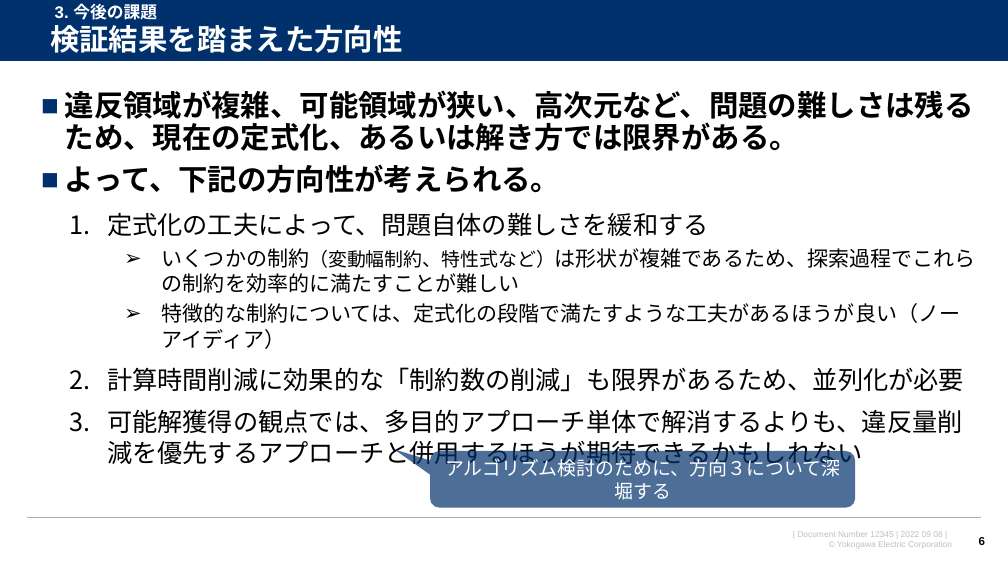
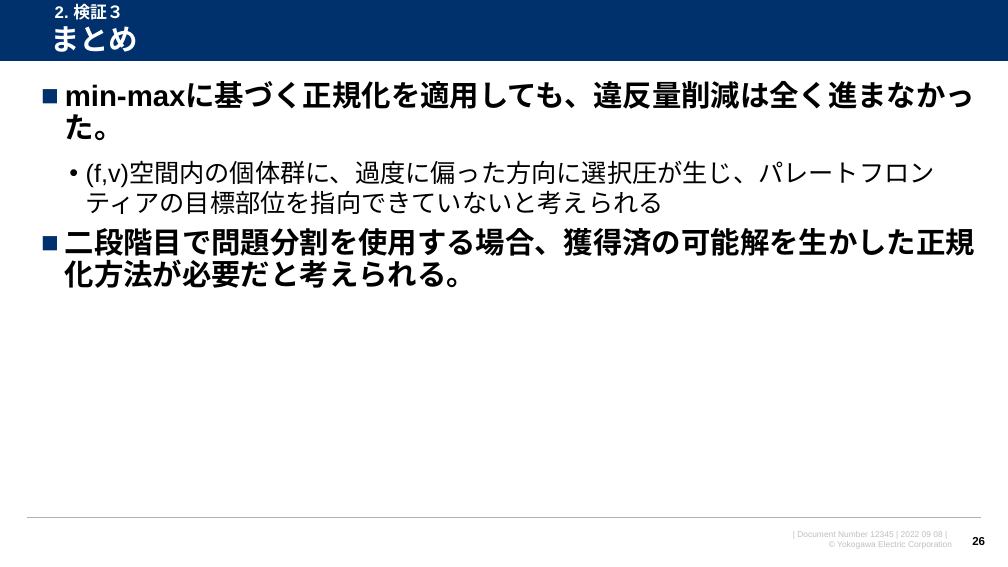
Before and after one commit to watarukumagai-git/opt, a slide deck: slide 26 of opt/220915_スケジューリング問題の検証_rev.0.pptx (slide 6 before the commit). Drawn at 1008x567 pixels with LibreOffice and Linux fonts; fonts in the diff are those of the drawing; background and template pictures are left out. Boxes give left, top, right and bottom in pixels: in the first picture for what was removed or moved away, otherwise in the second. Text is boxed around its words. In the diff, an @@ line names an element or a change of style, - is before the commit and + after.

```diff
--- a/opt/220915_スケジューリング問題の検証_rev.0.pptx
+++ b/opt/220915_スケジューリング問題の検証_rev.0.pptx
@@ title at (x1=50, y1=26, x2=138, y2=52): text changed @@
-検証結果を踏まえた方向性
+まとめ
@@ text at (x1=55, y1=3, x2=123, y2=20): text changed @@
-3. 今後の課題
+2. 検証３
@@ text added at (x1=65, y1=83, x2=975, y2=288), 28 pt, text #000000, bold @@
+■ min-maxに基づく正規化を適用しても、違反量削減は全く進まなかった。
+  • (f,v)空間内の個体群に、過度に偏った方向に選択圧が生じ、パレートフロンティアの目標部位を指向できていないと考えられる
+■ 二段階目で問題分割を使用する場合、獲得済の可能解を生かした正規化方法が必要だと考えられる。
@@ text removed at (x1=65, y1=90, x2=975, y2=469) @@
-■ 違反領域が複雑、可能領域が狭い、高次元など、問題の難しさは残るため、現在の定式化、あるいは解き方では限界がある。
-■ よって、下記の方向性が考えられる。
-  1. 定式化の工夫によって、問題自体の難しさを緩和する
-    ➢ いくつかの制約（変動幅制約、特性式など）は形状が複雑であるため、探索過程でこれらの制約を効率的に満たすことが難しい
-    ➢ 特徴的な制約については、定式化の段階で満たすような工夫があるほうが良い（ノーアイディア）
-  2. 計算時間削減に効果的な「制約数の削減」も限界があるため、並列化が必要
-  3. 可能解獲得の観点では、多目的アプローチ単体で解消するよりも、違反量削減を優先するアプローチと併用するほうが期待できるかもしれない
@@ rounded speech box removed at (x1=430, y1=451, x2=855, y2=508) @@
-アルゴリズム検討のために、方向３について深堀する
@@ page number at (x1=972, y1=537, x2=985, y2=545): text changed @@
-6
+26
```
Also in this commit, not shown: 15 other slides changed, 4 slides added.
